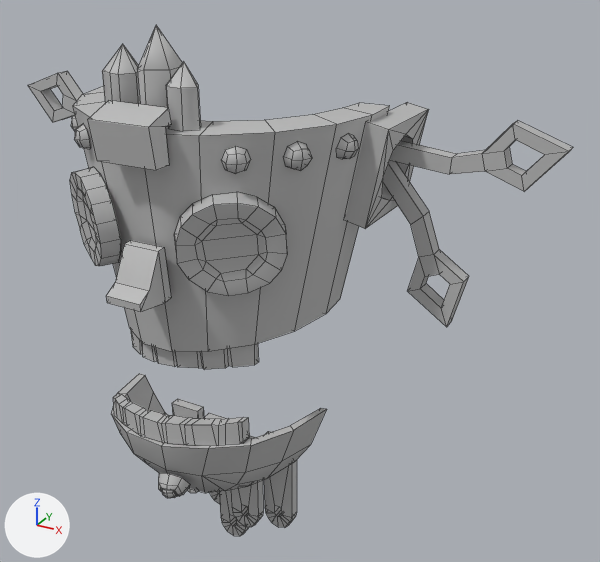
The FBX model Assets/Masks/Mask1/Mask1.fbx: old version first, new version second.
One viewpoint serves both versions: a 50 mm lens placed at (1.126, -1.599, 1.697), pointed at (0.193, 0.097, 0.849). The axes (+X, +Y, +Z) are drawn at lower left. The lights are the same throughout. Mesh edges are drawn as thin lines. Where no turn or scale is listed for an object, it has been applied to the vertices.

Names of what the first picture shows: 'BaseDown', 'BaseUp', 'LStick1', 'Neck1', 'Neck2', 'Neck3', 'Neck4', 'Neck5', 'RStick1', 'RStick2', 'Stone1', 'Stone2', 'Stone3'.
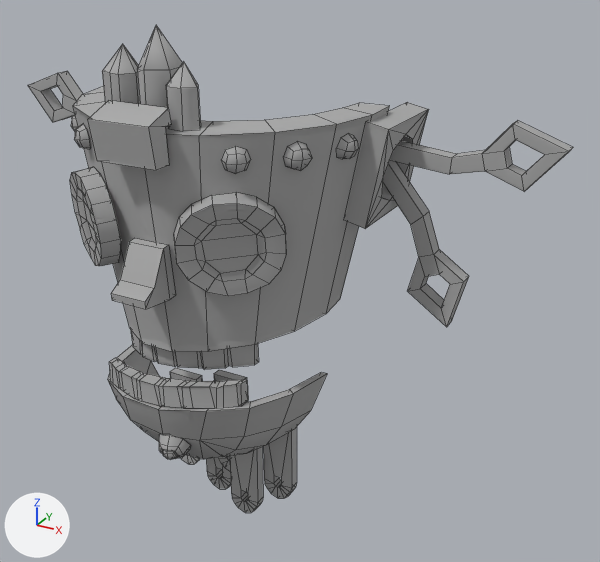
The newer file is also turned or shifted as a whole; pictures and numbers use the older file's frame.

Location of each change, [x1, y1, x2, y2] in pixels of the pictures (600 x 562 px; the box of a moved part takes in the faces that stretch with it):
'BaseUp', surface changed, reshaped
    both: [70, 87, 429, 369]
'BaseDown', surface changed, reshaped (8% shorter)
    before: [111, 374, 327, 498]
    after: [108, 345, 327, 459]
'RStick1', surface changed
    both: [390, 120, 572, 192]
'RStick2', surface changed
    both: [383, 160, 468, 323]
'Neck5', mesh moved
    before: [264, 431, 297, 527]
    after: [263, 427, 297, 498]
'Neck4', mesh moved
    before: [231, 435, 263, 527]
    after: [230, 447, 263, 512]
'Stone2', surface changed
    both: [137, 27, 182, 108]
'Stone3', surface changed
    both: [166, 62, 200, 132]
'Stone1', surface changed, shading changed
    both: [103, 44, 140, 104]
'LStick1', surface changed, shading changed
    both: [29, 71, 83, 122]
'Neck3', surface changed, mesh moved
    before: [219, 489, 250, 536]
    after: [214, 370, 248, 471]
'Neck1', surface changed, mesh moved
    before: [172, 399, 204, 493]
    after: [170, 368, 202, 464]
'Neck2', surface changed, mesh moved
    before: [204, 413, 225, 504]
    after: [206, 457, 231, 489]
part 3 of me_mesh_001, moved or reshaped
    before: [111, 374, 327, 493]
    after: [108, 345, 327, 459]
part 4 of me_mesh_001, moved or reshaped
    before: [158, 473, 190, 496]
    after: [159, 434, 191, 458]
part 5 of me_mesh_001, moved or reshaped
    before: [162, 489, 177, 498]
    after: [163, 450, 178, 459]
part 6 of me_mesh_001, moved or reshaped
    before: [113, 393, 249, 445]
    after: [110, 358, 248, 408]
part 7 of me_mesh, moved or reshaped
    before: [106, 240, 171, 312]
    after: [111, 238, 176, 309]
part 10 of me_mesh_006, shading changed
    both: [102, 44, 140, 104]
part 11 of me_mesh_003, shading changed
    both: [28, 71, 83, 122]

The change, as a diff of the scene's bpy script:
```diff
--- a/Assets/Masks/Mask1/Mask1.fbx.py
+++ b/Assets/Masks/Mask1/Mask1.fbx.py
@@ mat_lambert1 @@
 n0 = _N.new('ShaderNodeBsdfPrincipled'); n0.name = 'Principled BSDF'
-n0.inputs[0].default_value = (0.5, 0.5, 0.5, 1.0)  # 'Base Color', grey #bcbcbc
+n0.inputs[0].default_value = (0.4, 0.4, 0.4, 1.0)  # 'Base Color', grey #aaaaaa
+n0.inputs[2].default_value = 0.896  # 'Roughness'
 n1 = _N.new('ShaderNodeOutputMaterial'); n1.name = 'Material Output'
+n2 = _N.new('ShaderNodeTexImage'); n2.name = 'Image Texture'
+n2.image = img_mask1_nm_jpg
+n3 = _N.new('ShaderNodeNormalMap'); n3.name = 'Normal Map'
+n3.inputs[0].default_value = 0.3  # 'Strength'
 _L.new(n0.outputs[0], n1.inputs[0])  # 'BSDF' to 'Surface'
+_L.new(n2.outputs[0], n3.inputs[1])  # 'Color' to 'Color'
+_L.new(n3.outputs[0], n0.inputs[5])  # 'Normal' to 'Normal'
@@ me_mesh_010 @@
 me_mesh_010.from_pydata(...)  # 36 vertices, 40 faces; spans x -0.045..0.045, y -0.015..0.015, z -0.148..0.148
+# me_mesh_010 part 2: the whole mesh is moved by (0.0, 0.0, 0.05)
 me_mesh_010.materials.append(mat_lambert1)
@@ me_mesh_003 @@
 me_mesh_003.from_pydata(...)  # 28 vertices, 28 faces; spans x -0.233..0.233, y -0.019..0.019, z -0.073..0.073
+# me_mesh_003 part 11: edges marked sharp go from 36 to 0
 me_mesh_003.materials.append(mat_lambert1)
@@ me_mesh_011 @@
 me_mesh_011.from_pydata(...)  # 36 vertices, 40 faces; spans x -0.045..0.045, y -0.015..0.015, z -0.157..0.157
+# me_mesh_011 part 1: the whole mesh is moved by (0.0, 0.0, 0.23)
 me_mesh_011.materials.append(mat_lambert1)
@@ me_mesh_009 @@
 me_mesh_009.from_pydata(...)  # 36 vertices, 40 faces; spans x -0.045..0.045, y -0.015..0.015, z -0.148..0.148
+# me_mesh_009 part 12: the whole mesh is moved by (0.0, 0.0, 0.102)
 me_mesh_009.materials.append(mat_lambert1)
@@ me_mesh_001 @@
 me_mesh_001.from_pydata(...)  # 176 vertices, 182 faces; spans x -0.302..0.302, y -0.158..0.158, z -0.161..0.161
+# me_mesh_001 part 3: the loose piece of 59 vertices spanning x -0.302..0.302, y -0.147..0.158, z -0.161..0.112 is moved by (0.0, 0.0, 0.102)
+# me_mesh_001 part 4: the loose piece of 36 vertices spanning x -0.03..0.054, y -0.156..-0.096, z -0.082..-0.005 is moved by (0.0, 0.013, 0.106)
+# me_mesh_001 part 5: the loose piece of 17 vertices spanning x -0.005..0.037, y -0.158..-0.131, z -0.074..-0.038 is moved by (0.0, 0.013, 0.106)
+# me_mesh_001 part 6: the loose piece of 64 vertices spanning x -0.201..0.193, y -0.137..-0.048, z 0.059..0.161 is moved by (0.0, 0.0, 0.102)
 me_mesh_001.materials.append(mat_lambert1)
@@ me_mesh_012 @@
 me_mesh_012.from_pydata(...)  # 36 vertices, 40 faces; spans x -0.045..0.045, y -0.015..0.015, z -0.149..0.149
+# me_mesh_012 part 8: the whole mesh is moved by (0.0, 0.0, 0.059)
 me_mesh_012.materials.append(mat_lambert1)
@@ me_mesh_013 @@
 me_mesh_013.from_pydata(...)  # 36 vertices, 40 faces; spans x -0.045..0.045, y -0.015..0.015, z -0.149..0.149
+# me_mesh_013 part 9: the whole mesh is moved by (0.0, 0.0, 0.102)
 me_mesh_013.materials.append(mat_lambert1)
@@ me_mesh_006 @@
 me_mesh_006.from_pydata(...)  # 17 vertices, 16 faces; spans x -0.037..0.037, y -0.04..0.04, z -0.078..0.078
+# me_mesh_006 part 10: edges marked sharp go from 8 to 0
 me_mesh_006.materials.append(mat_lambert1)
@@ me_mesh @@
 me_mesh.from_pydata(...)  # 400 vertices, 420 faces; spans x -0.424..0.424, y -0.324..0.324, z -0.332..0.332
+# me_mesh part 7: the loose piece of 14 vertices spanning x -0.044..0.049, y -0.324..-0.218, z -0.096..0.031 is moved by (0.0, 0.016, 0.0)
 me_mesh.materials.append(mat_lambert1)
```
